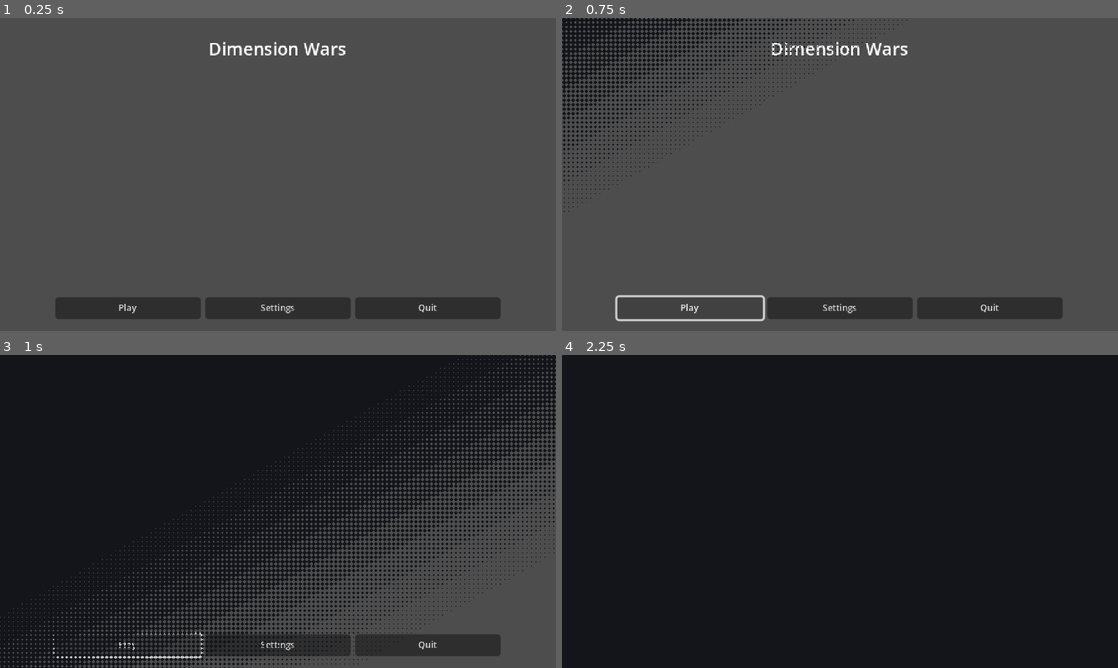
Above: before the commit, frames 1-4 (two rows, left to right).
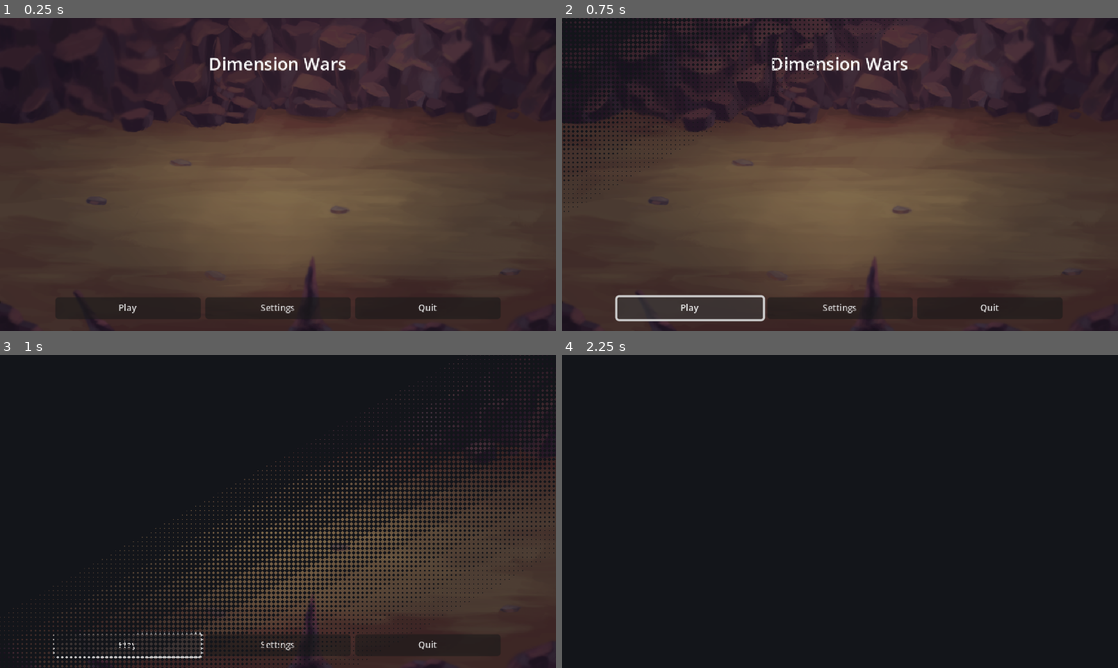
Above: after the commit, the same moments.

Repository: rockgem/finntalisker-dimension-wars
Game: Godot game, scene res://scenes/Menu.tscn
Two runs of this game, one before a commit and one after it. Both use one fixed random seed, a clock stepped at 60 frames per second and the inputs below.
Inputs (mouse positions are in pixels of both pictures, inside the frame that each line leads up to):
- Up to frame 1 (0.25 s): no input
- Up to frame 2 (0.75 s): click "Play" at 0.5 s
- Up to frame 3 (1 s): no input
- Up to frame 4 (2.25 s): click "Play" at 1.25 s; tap Enter at 2 s; move the mouse to (762, 642) at 2.02 s; click (762, 642) at 2.17 s

The runs differ from the first frame. In frame 1, 82% of the frame differs, in the area x 0-100%, y 0-100%; in frame 2, 76%; in frame 3, 21%; in frame 4, nothing differs.
Error in both runs: Cannot call method 'change_scene_to_file' on a null value. (res://scenes/Menu.gd:13)

Commit message:
add menu design

Diff:
--- a/scenes/Menu.tscn
+++ b/scenes/Menu.tscn
@@ -1,6 +1,7 @@
-[gd_scene load_steps=2 format=3 uid="uid://bixheu62c1otk"]
+[gd_scene load_steps=3 format=3 uid="uid://bixheu62c1otk"]
 
 [ext_resource type="Script" uid="uid://ch7i3u8vvlr0v" path="res://scenes/Menu.gd" id="1_xdvgc"]
+[ext_resource type="Texture2D" uid="uid://yftjks4mr38i" path="res://art/fantasy/world/battleback5.png" id="2_upctu"]
 
 [node name="Menu" type="Control"]
 layout_mode = 3
@@ -11,15 +12,27 @@
 grow_vertical = 2
 script = ExtResource("1_xdvgc")
 
+[node name="TextureRect" type="TextureRect" parent="."]
+modulate = Color(0.625597, 0.625597, 0.625597, 1)
+layout_mode = 1
+anchors_preset = 15
+anchor_right = 1.0
+anchor_bottom = 1.0
+grow_horizontal = 2
+grow_vertical = 2
+texture = ExtResource("2_upctu")
+expand_mode = 1
+stretch_mode = 5
+
 [node name="Label" type="Label" parent="."]
 layout_mode = 1
 anchors_preset = 5
 anchor_left = 0.5
 anchor_right = 0.5
 offset_left = -119.0
-offset_top = 17.0
+offset_top = 31.0
 offset_right = 119.0
-offset_bottom = 40.0
+offset_bottom = 54.0
 grow_horizontal = 2
 text = "Dimension Wars"
 horizontal_alignment = 1
Binary file added: art/fantasy/world/battleback5.png
Not shown, added: art/fantasy/world/battleback5.png.import
